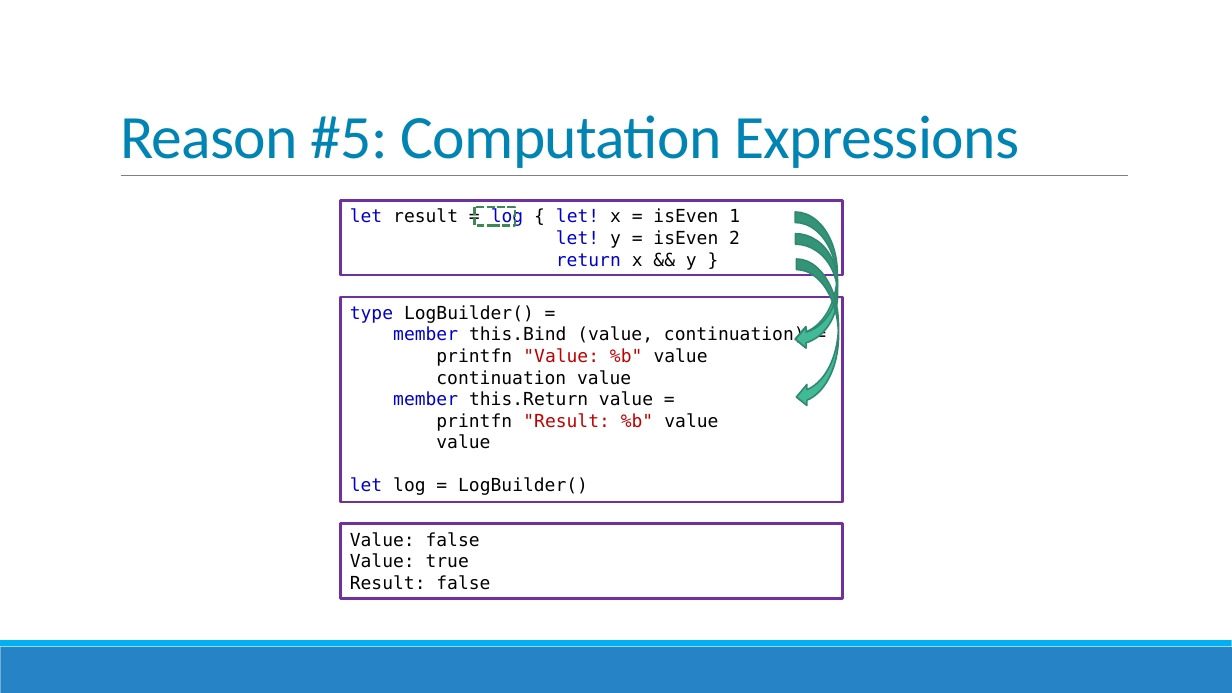
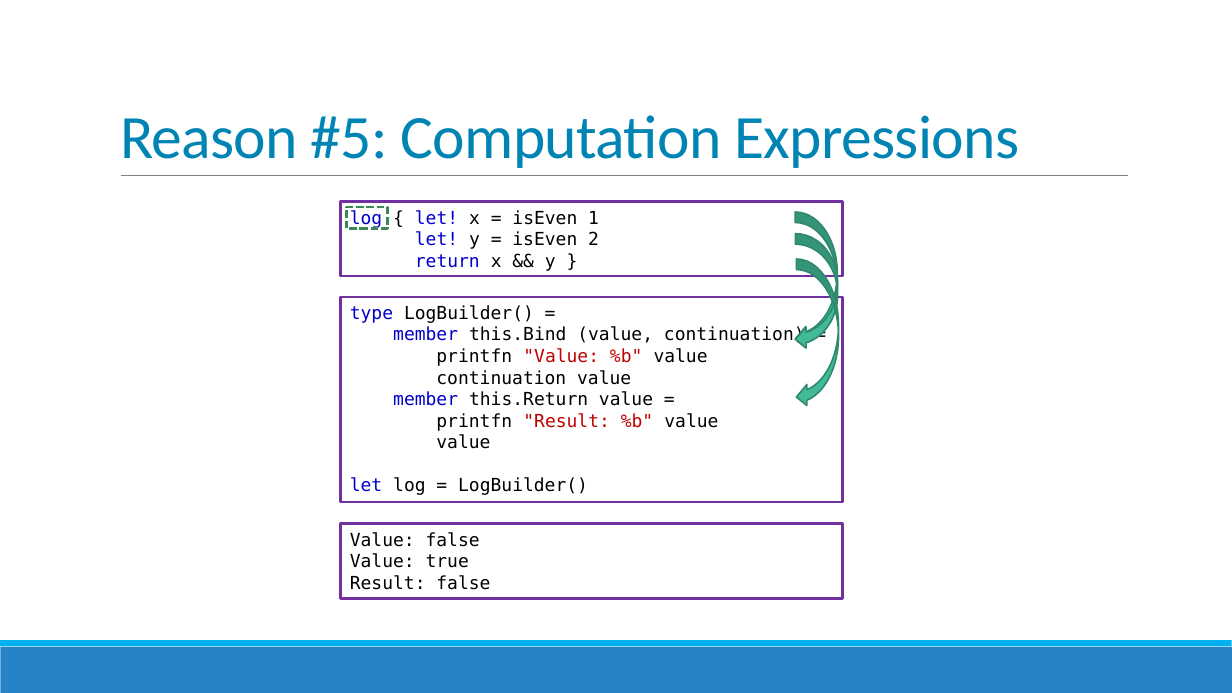
Before and after one commit to jorgef/fivereasons, a slide deck: slide 32 of FiveReasons.pptx (slide 31 before the commit). Drawn at 1232x693 pixels with LibreOffice and Linux fonts; fonts in the diff are those of the drawing. Boxes give left, top, right and bottom in pixels: in the first picture for what was removed or moved away, otherwise in the second. Text is boxed around its words. In the diff, an @@ line names an element or a change of style, - is before the commit and + after.

```diff
--- a/FiveReasons.pptx
+++ b/FiveReasons.pptx
@@ rectangle: place and size @@
-rectangle at (474,207,515,226)
+rectangle at (347,207,387,229)
@@ text in rectangle at (350,210,599,228): text changed @@
-let result = log { let! x = isEven 1
+log { let! x = isEven 1
```
Also in this commit, not shown: 13 other slides changed, 2 slides added, 3 other files.
